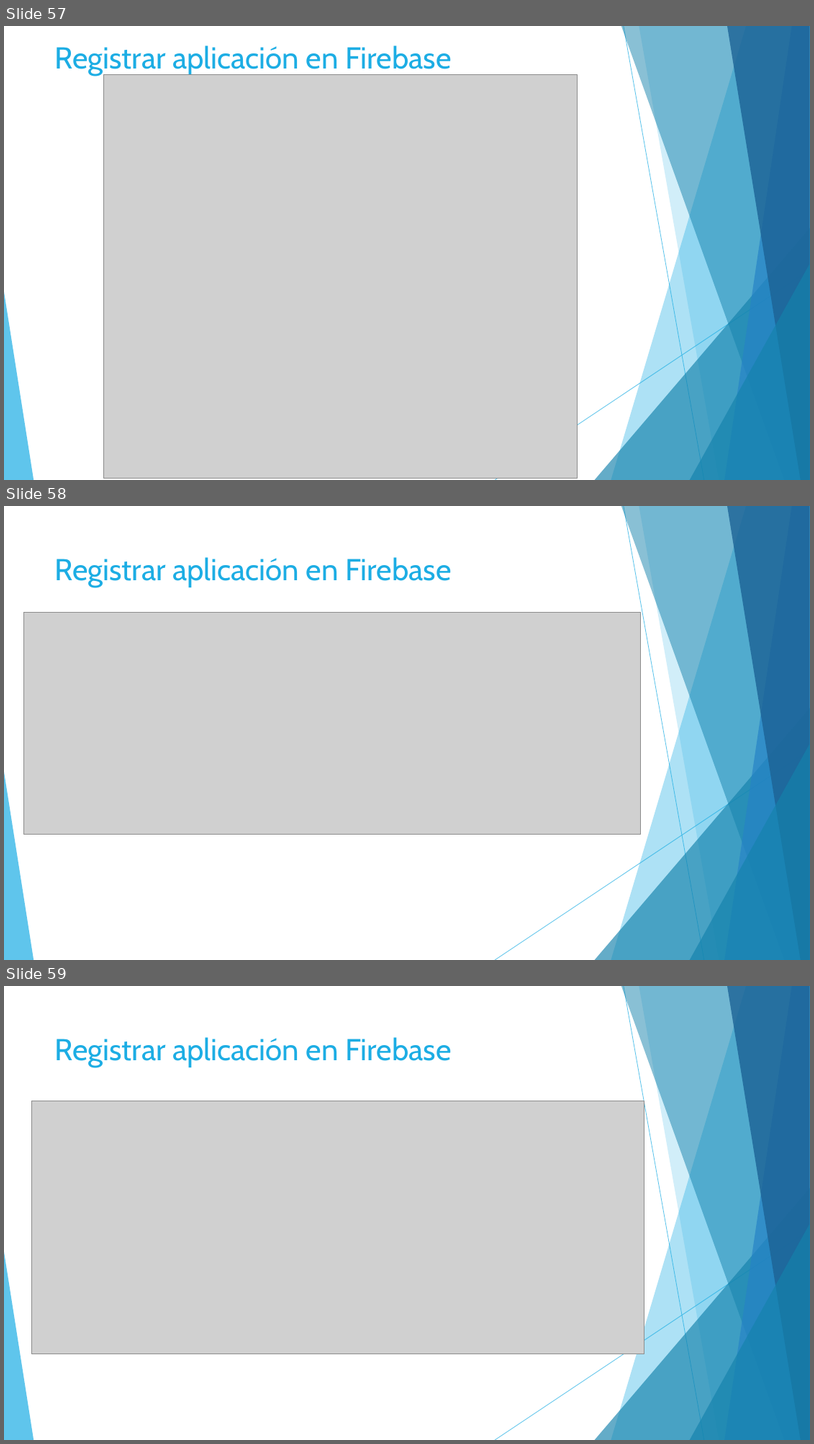
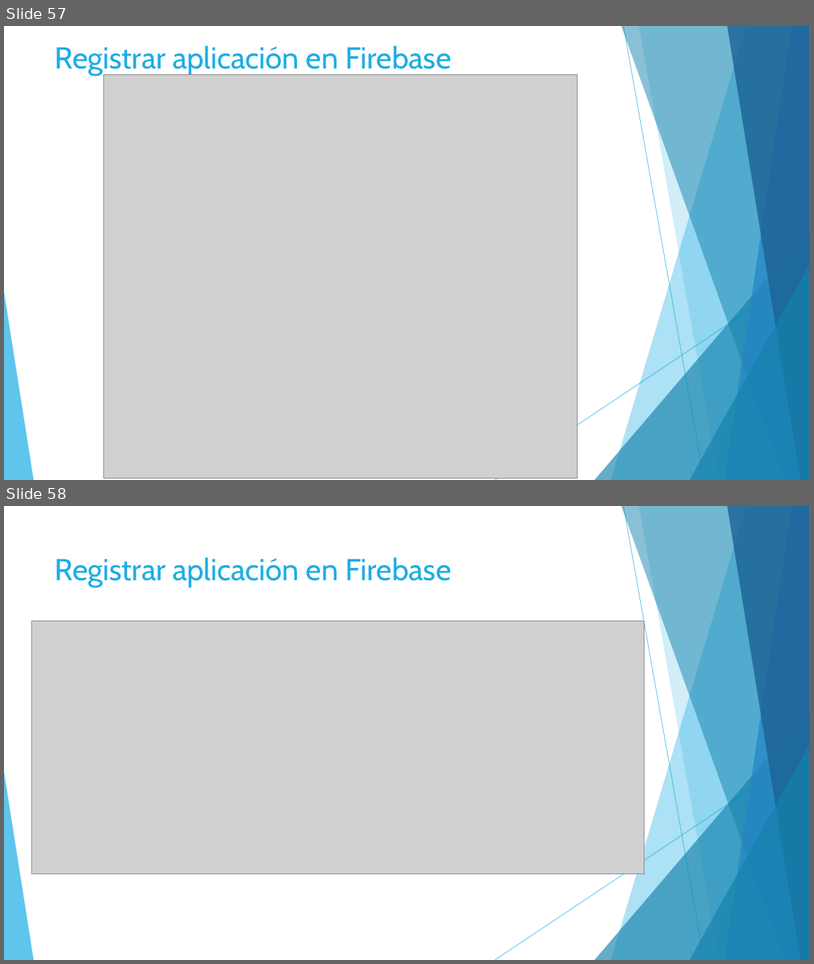
Before and after one commit to ingsoto83/Curso-Flutter, a slide deck: Desarrollo de aplicaciones móviles.pptx. Shown one above the other, each under a label of ours: slides 57, 58 and 59 before the commit, slides 57 and 58 after it. The pictures are 814x1444 and 814x964 pixels, drawn with LibreOffice and Linux fonts; fonts in the diff are those of the drawing; grey boxes stand for pictures. Boxes give left, top, right and bottom in pixels: in the first picture for what was removed or moved away, otherwise in the second. Text is boxed around its words. In the diff, an @@ line names an element or a change of style, - is before the commit and + after.

```diff
--- a/Desarrollo de aplicaciones móviles.pptx
+++ b/Desarrollo de aplicaciones móviles.pptx
@@ slide 58 removed at (4, 506, 810, 960), background #FFFFFF; not listed: 10 template elements that a slide beside it also shows @@
@@ title removed at (55, 557, 451, 587) @@
-Registrar aplicación en Firebase
@@ picture removed at (23, 612, 641, 834) @@
@@ what was slide 59 is now slide 58 @@
```
Also in this commit, not shown: 5 other files.
